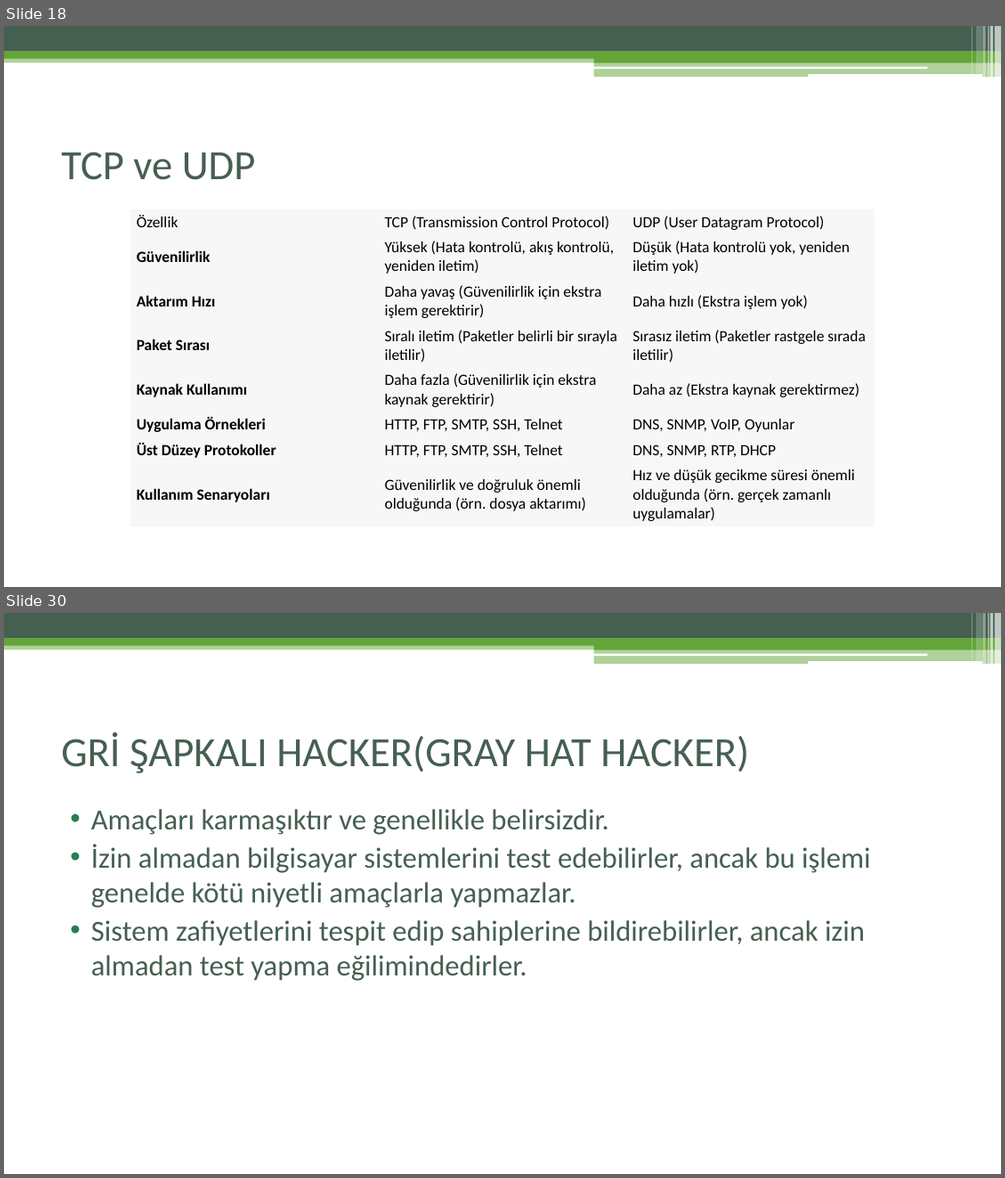
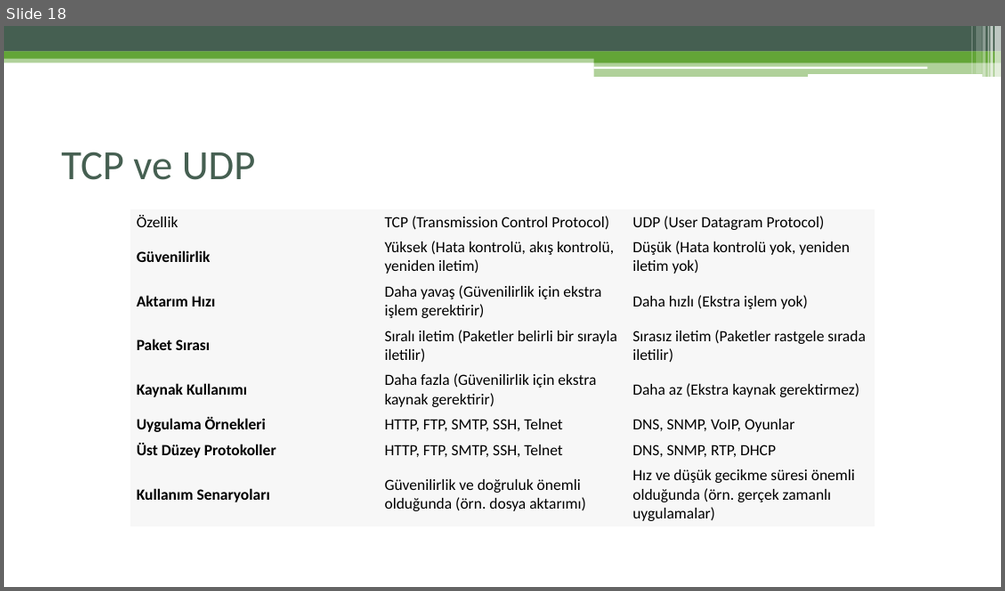
Before and after one commit to zafer-sn/IAT221-Ag-ve-Bilisim-Guvenligi, a slide deck: Hafta2/Hafta2.pptx. Shown one above the other, each under a label of ours: slides 18 and 30 before the commit, slide 18 after it; the slides between them are not shown. The pictures are 1005x1178 and 1005x591 pixels, drawn with LibreOffice and Linux fonts; fonts in the diff are those of the drawing. Boxes give left, top, right and bottom in pixels: in the first picture for what was removed or moved away, otherwise in the second. Text is boxed around its words. In the diff, an @@ line names an element or a change of style, - is before the commit and + after.

```diff
--- a/Hafta2/Hafta2.pptx
+++ b/Hafta2/Hafta2.pptx
@@ slide 30 removed at (x1=4, y1=613, x2=1001, y2=1174), background #FFFFFF; not listed: 13 template elements that a slide beside it also shows @@
@@ title removed at (x1=61, y1=732, x2=749, y2=773) @@
-GRİ ŞAPKALI HACKER(GRAY HAT HACKER)
@@ text removed at (x1=91, y1=809, x2=871, y2=981) @@
-• Amaçları karmaşıktır ve genellikle belirsizdir.
-• İzin almadan bilgisayar sistemlerini test edebilirler, ancak bu işlemi genelde kötü niyetli amaçlarla yapmazlar.
-• Sistem zafiyetlerini tespit edip sahiplerine bildirebilirler, ancak izin almadan test yapma eğilimindedirler.
```
Also in this commit, not shown: 30 other slides removed, 1 other file.
